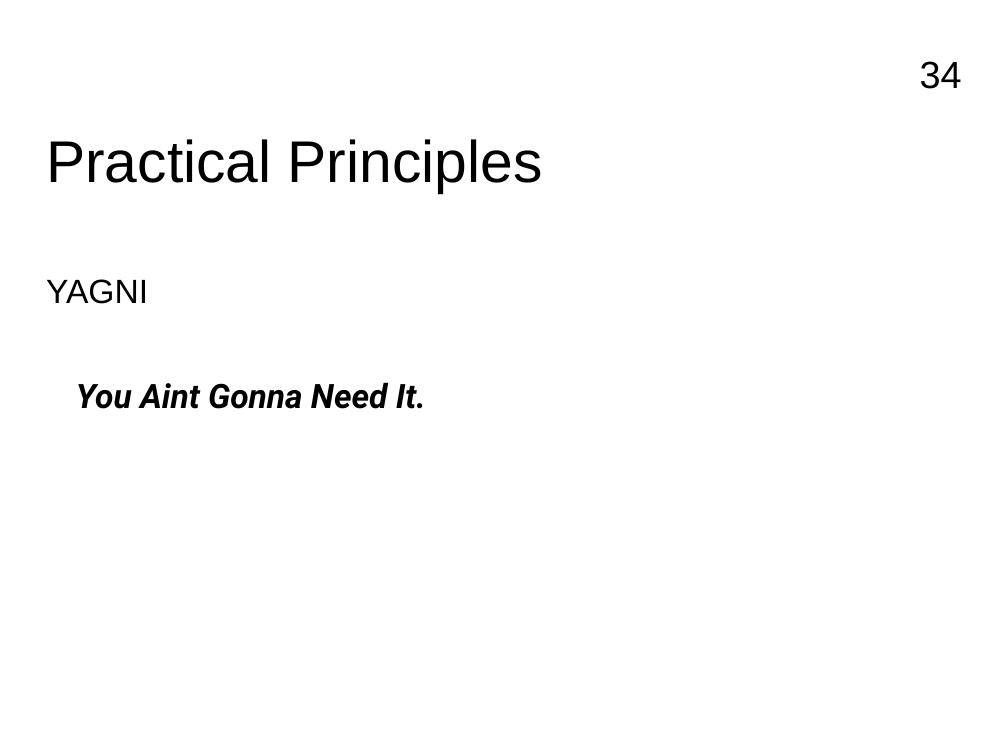
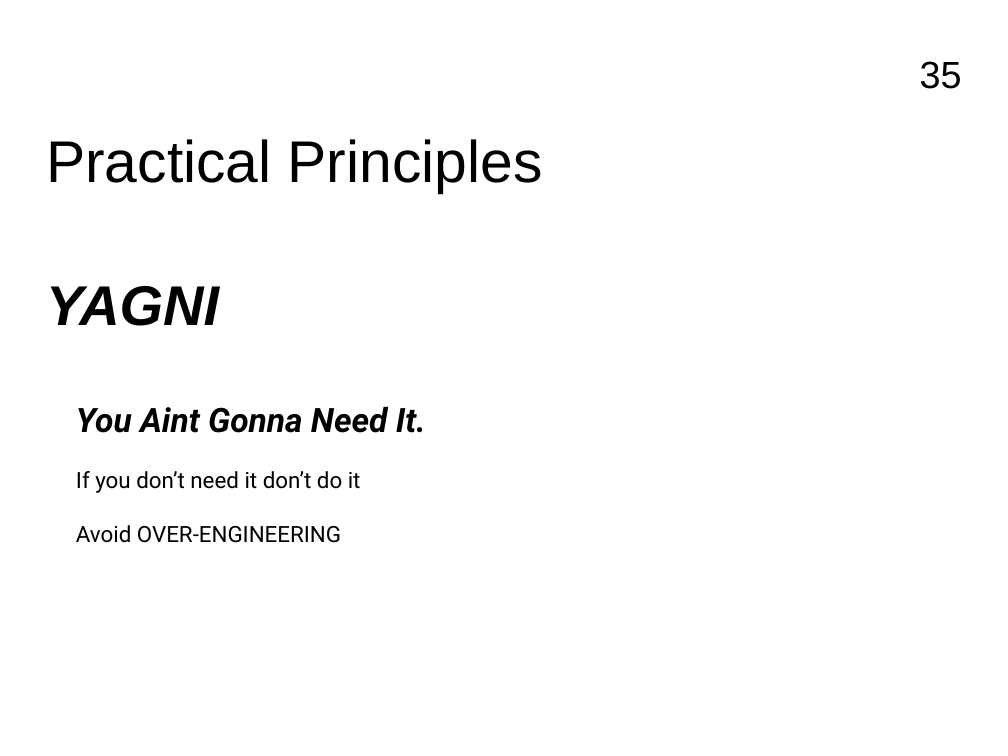
Before and after one commit to FrancoMelandri/SOLID, a slide deck: slide 35 of docs/solid.pptx (slide 34 before the commit). Drawn at 1008x756 pixels with LibreOffice and Linux fonts; fonts in the diff are those of the drawing. Boxes give left, top, right and bottom in pixels: in the first picture for what was removed or moved away, otherwise in the second. Text is boxed around its words. In the diff, an @@ line names an element or a change of style, - is before the commit and + after.

```diff
--- a/docs/solid.pptx
+++ b/docs/solid.pptx
@@ page number at box(920, 61, 962, 89): text changed @@
-34
+35
@@ text "YAGNI" at box(46, 286, 219, 326): size 24 to 40 pt, bold on, italic on; more space between paragraphs @@
@@ text "You Aint Gonna Need It.": place and size @@
-text "You Aint Gonna Need It." at box(76, 382, 426, 409)
+text "You Aint Gonna Need It." at box(76, 406, 426, 543)
@@ text at box(76, 471, 361, 543): paragraphs added @@
+If you don’t need it don’t do it
+Avoid OVER-ENGINEERING
```
Also in this commit, not shown: 2 other slides changed.
